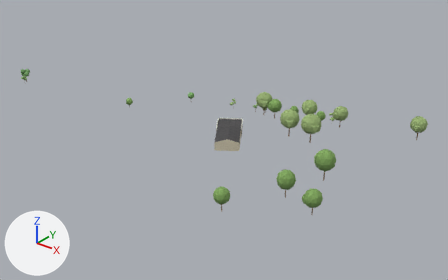
What one commit did to the glTF model viewer/districts/2020-kiel/chunks/c_-6_-1.glb.
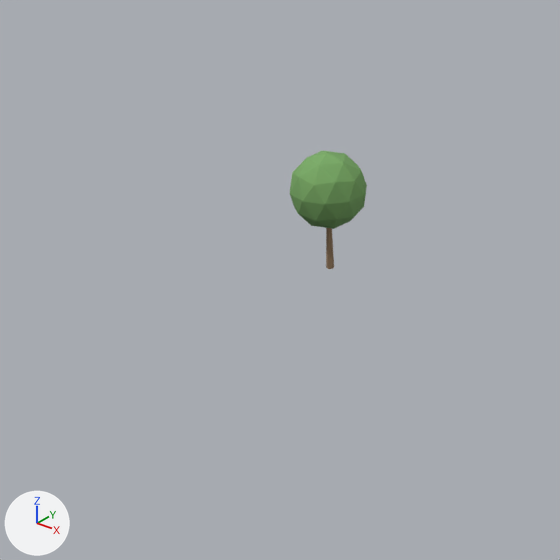
The first picture shows the older version from a camera (50 mm lens) standing at (-1215.5, -216.2, 104.5) and looking at (-1358.9, -36.9, -6.7). The close-ups show the older and then the newer version on the part from 36% to 47% of the width and 28% to 45% of the height of that picture. Only the edits that show in the close-ups are written down. The axes (+X, +Y, +Z) are drawn at lower left. The lights are the same throughout. Where no turn or scale is listed for an object, it has been applied to the vertices.

Before the edit, the objects in view are built like this:
```python
me_tree_columnar_0 = bpy.data.meshes.new('tree_columnar_0')
me_tree_columnar_0.from_pydata(...)  # an icosphere of 80 faces spanning x -1.41..1.41, y -1.48..1.48, z -0.67..2.32; a 6-sided cut cone along z (radius 0.15 at the low end, 0.09 at the high end) spanning x -0.14..0.14, y -0.14..0.14, z -2.32..-0.12
me_tree_columnar_0.materials.append(mat_tree_vc)
ob_tree_4778 = bpy.data.objects.new('tree_4778', me_tree_columnar_0)
ob_tree_4778.location = (-1385.54, -26.73, 2.32)
```
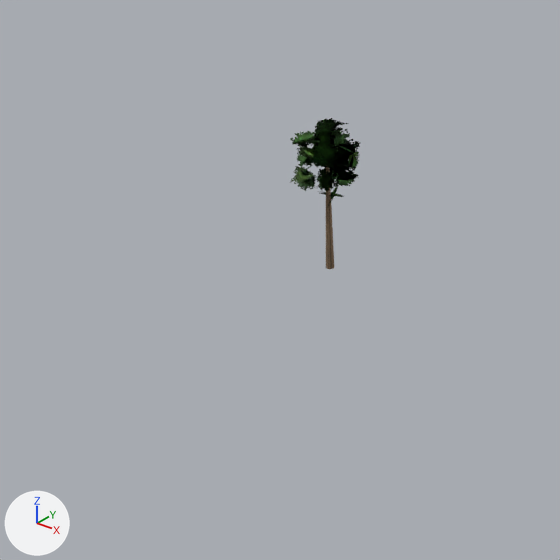
Where the change shows, as pixel boxes (x1, y1, x2, y2) in the close-ups (560 x 560 px):
'tree_4778', deleted (green): before (290, 151, 367, 269)
'tree_4840', added: after (290, 118, 360, 269)

The change, as a diff of the scene's bpy script:
```diff
--- a/viewer/districts/2020-kiel/chunks/c_-6_-1.glb.py
+++ b/viewer/districts/2020-kiel/chunks/c_-6_-1.glb.py
@@ img_leaf_atlas @@
+img_leaf_atlas = load_image('leaf_atlas', '_unpacked/leaf_atlas', 512, 512, 'sRGB')
@@ mat_canopy_tree @@
+mat_canopy_tree = bpy.data.materials.new('canopy_tree')
+# uses the picture img_leaf_atlas
@@ me_tree_columnar_young @@
+me_tree_columnar_young.from_pydata(...)  # 249 vertices, 150 faces; spans x -1.72..1.59, y -1.45..1.77, z -3.07..3.07
+me_tree_columnar_young.materials.append(mat_canopy_tree)
@@ ob_tree_4778 @@
-ob_tree_4778 = bpy.data.objects.new('tree_4778', me_tree_columnar_0)
-ob_tree_4778.location = (-1385.54, -26.73, 2.32)
@@ ob_tree_4840 @@
+ob_tree_4840 = bpy.data.objects.new('tree_4840', me_tree_columnar_young)
+ob_tree_4840.location = (-1385.51, -26.92, 3.07)
```
